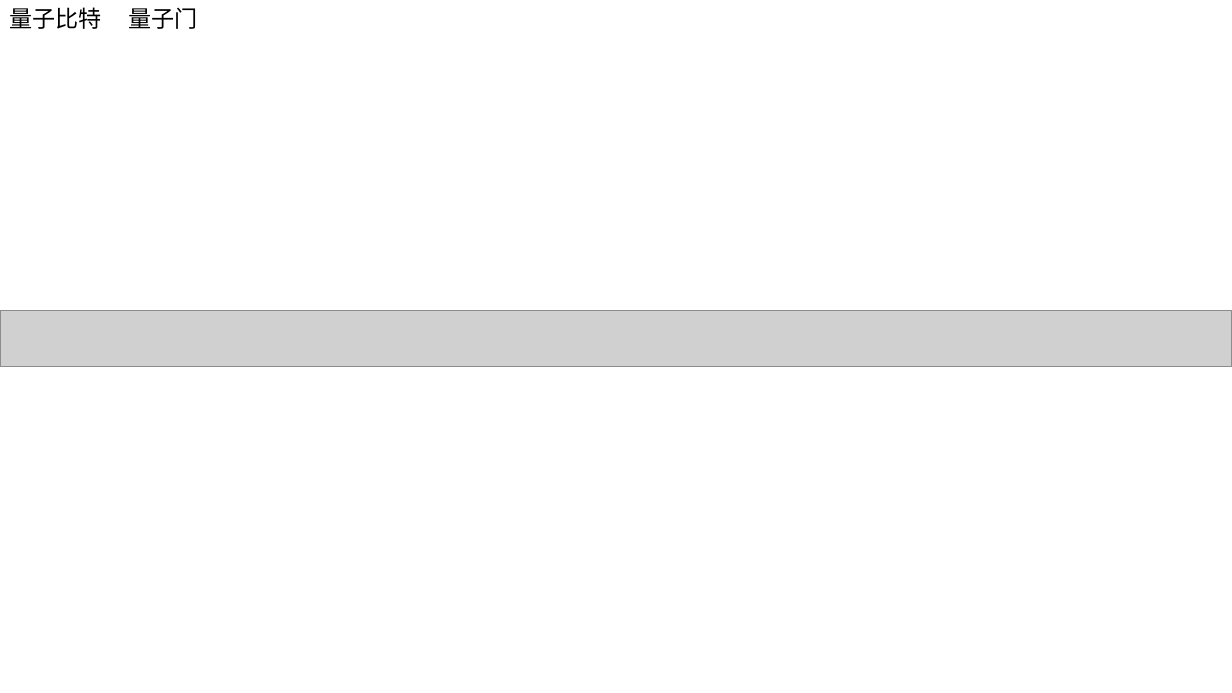
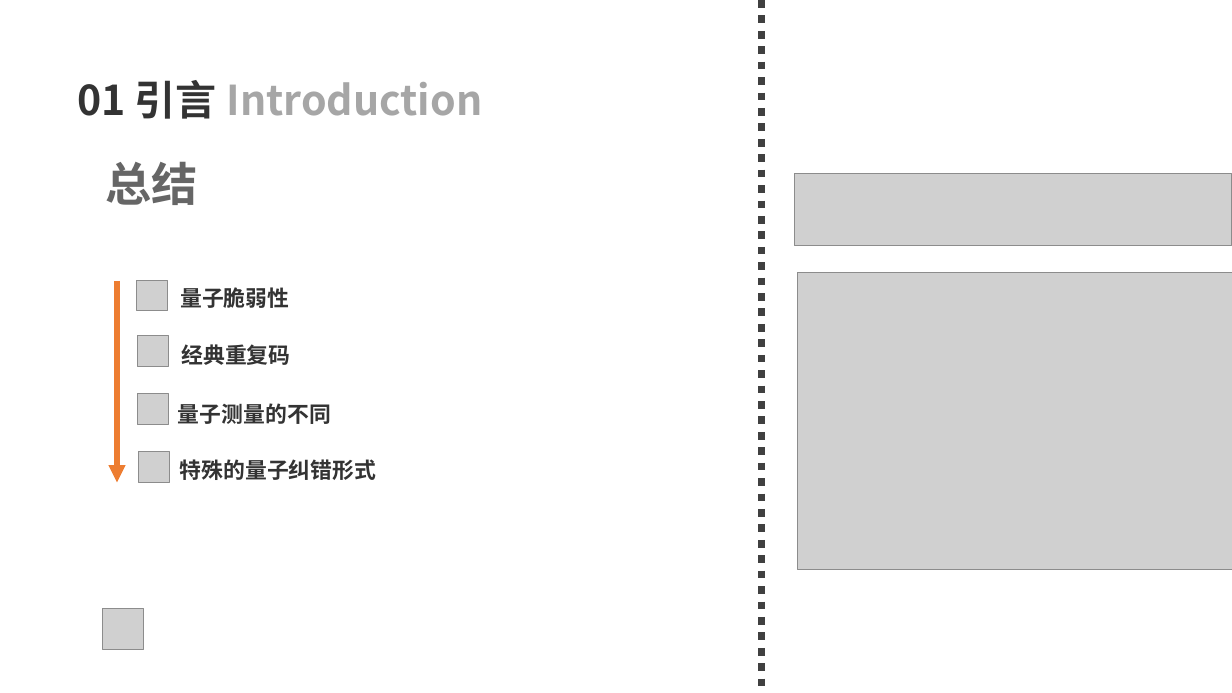
Before and after one commit to 77-223255/LM_QEC, a slide deck: slide 6 of what_i_learn/2026_04_22.pptx (slide 9 before the commit). Drawn at 1232x693 pixels with LibreOffice and Linux fonts; fonts in the diff are those of the drawing; grey boxes stand for pictures. Boxes give left, top, right and bottom in pixels: in the first picture for what was removed or moved away, otherwise in the second. Text is boxed around its words. In the diff, an @@ line names an element or a change of style, - is before the commit and + after.

```diff
--- a/what_i_learn/2026_04_22.pptx
+++ b/what_i_learn/2026_04_22.pptx
@@ text removed at bbox=[9, 7, 101, 29] @@
-量子比特
@@ line added from (762, 0) to (762, 693), #404040 6 pt dashed @@
@@ text added at bbox=[77, 80, 482, 119], 32 pt, text #A6A6A6, bold @@
+01 引言 Introduction
@@ text added at bbox=[105, 161, 197, 205], 36 pt, text #666666, bold @@
+总结
@@ picture added at bbox=[794, 173, 1232, 246] @@
@@ arrow added from (117, 281) to (117, 482), #ED7D31 4.5 pt @@
@@ picture added at bbox=[137, 280, 167, 311] @@
@@ text added at bbox=[180, 287, 289, 308], 17 pt, text #333333, bold @@
+量子脆弱性
@@ picture added at bbox=[798, 273, 1232, 570] @@
@@ picture removed at bbox=[0, 311, 1232, 367] @@
@@ picture added at bbox=[138, 335, 168, 366] @@
@@ text added at bbox=[181, 344, 290, 365], 17 pt, text #333333, bold @@
+经典重复码
@@ picture added at bbox=[138, 394, 168, 424] @@
@@ text at bbox=[178, 403, 331, 424]: text changed; size 18 to 17 pt; text colour #000000 to #333333; bold on @@
-量子门
+量子测量的不同
@@ text "量子测量的不同" at bbox=[178, 403, 331, 424]: vertical alignment top to middle @@
@@ picture added at bbox=[139, 452, 169, 482] @@
@@ text added at bbox=[180, 459, 377, 480], 17 pt, text #333333, bold @@
+特殊的量子纠错形式
@@ picture added at bbox=[103, 608, 143, 649] @@
```
Also in this commit, not shown: 1 other slide changed, 33 slides added, 8 slides removed.
